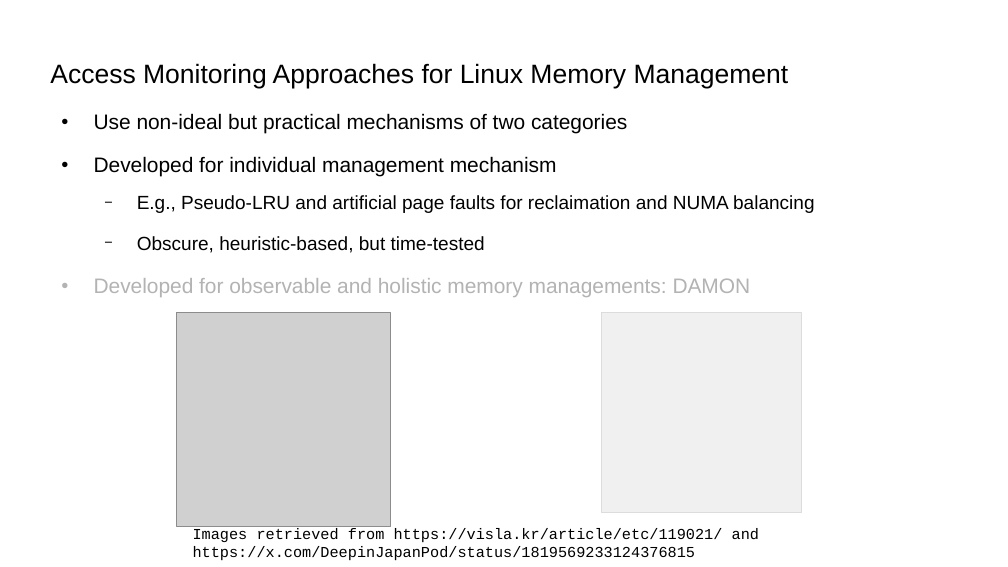
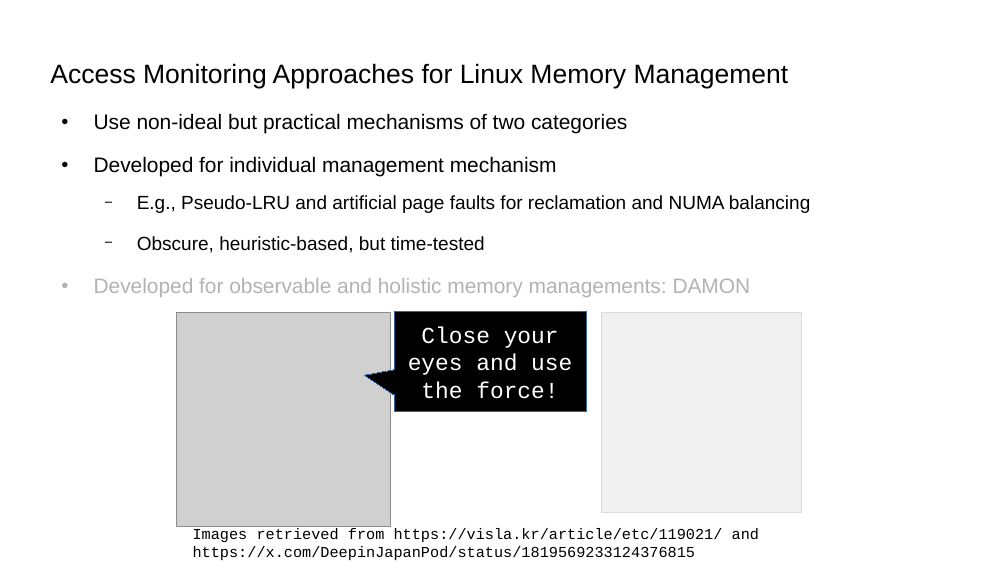
Before and after one commit to damonitor/talks, a slide deck: slide 20 of 2025/kernel_recipes/damon_kernel_recipes2025.odp (slide 17 before the commit). Drawn at 1008x567 pixels with LibreOffice and Linux fonts; fonts in the diff are those of the drawing; grey boxes stand for pictures. Boxes give left, top, right and bottom in pixels: in the first picture for what was removed or moved away, otherwise in the second. Text is boxed around its words. In the diff, an @@ line names an element or a change of style, - is before the commit and + after.

```diff
--- a/2025/kernel_recipes/damon_kernel_recipes2025.odp
+++ b/2025/kernel_recipes/damon_kernel_recipes2025.odp
@@ text at [137, 195, 810, 213]: text changed @@
-  − E.g., Pseudo-LRU and artificial page faults for reclaimation and NUMA balancing
+  − E.g., Pseudo-LRU and artificial page faults for reclamation and NUMA balancing
@@ speech box added at [394, 312, 586, 412], fill #000000, outline #3465A4 0 pt, 18 pt, text #FFFFFF @@
+Close your eyes and use the force!
```
Also in this commit, not shown: 28 other slides changed, 5 slides added, 1 slide removed, 1 other file.
